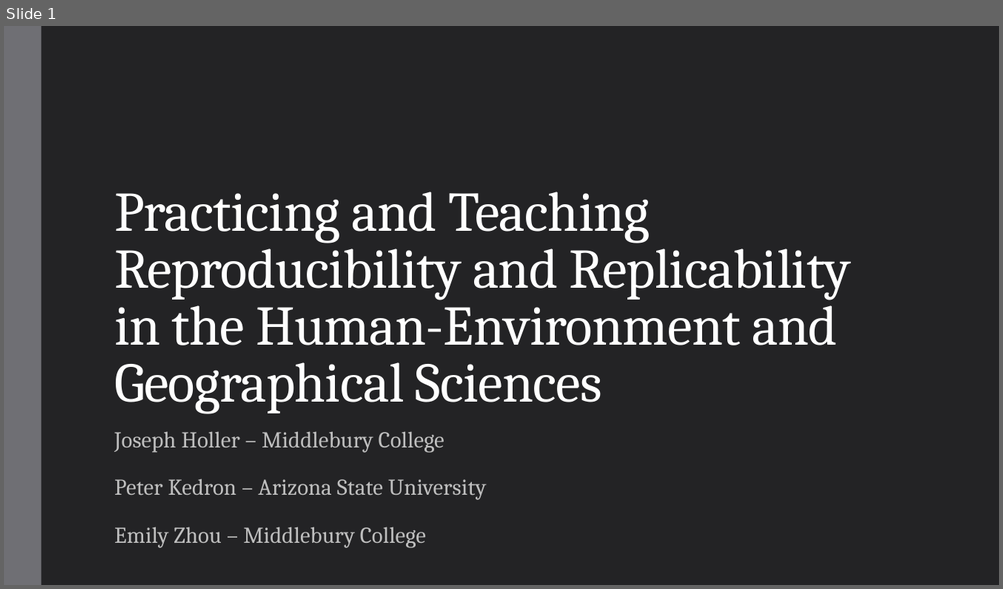
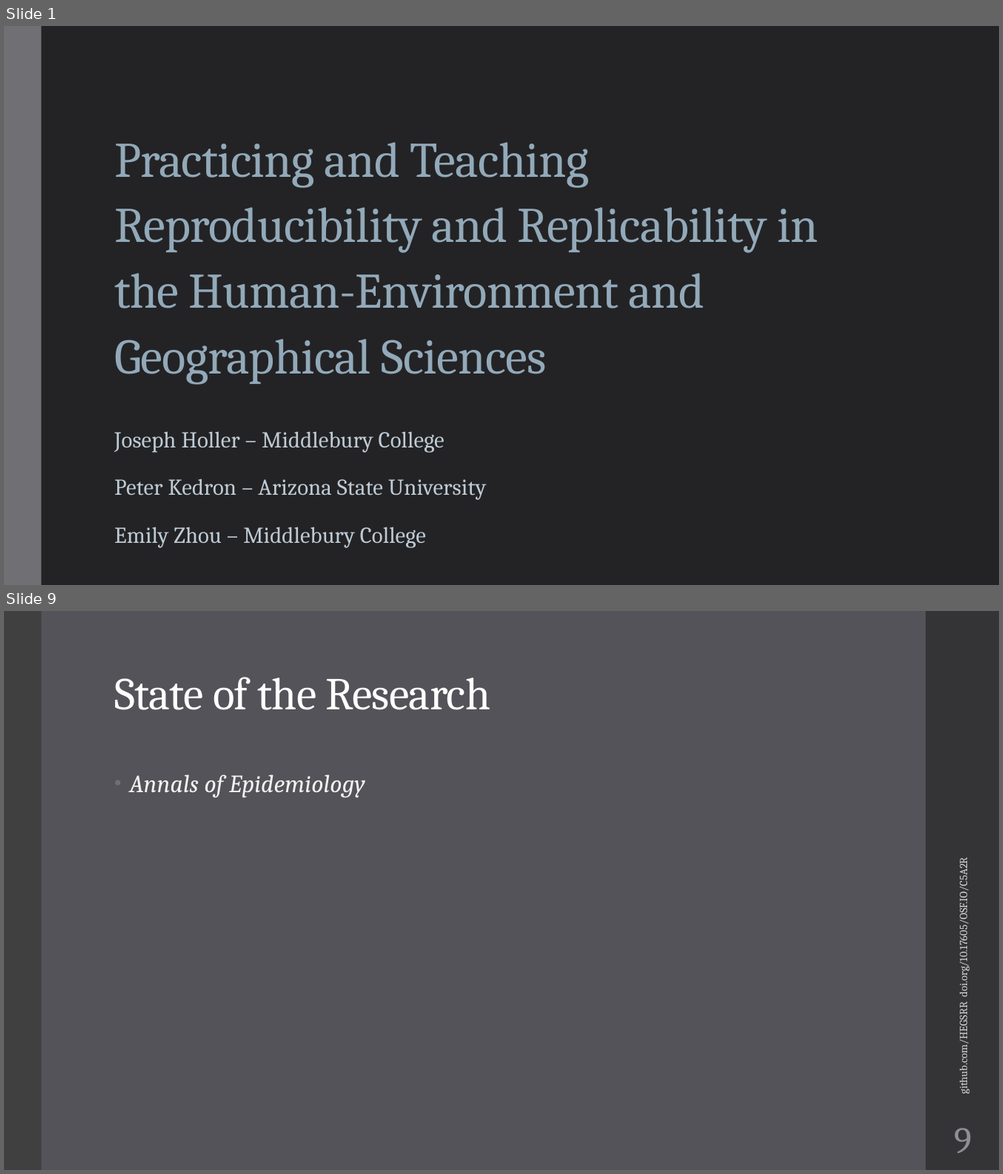
Before and after one commit to HEGSRR/UCGIS-Workshop, a slide deck: 01_Introduction.pptx. Shown one above the other, each under a label of ours: slide 1 before the commit, slides 1 and 9 after it; the slides between them are not shown. The pictures are 1003x589 and 1003x1174 pixels, drawn with LibreOffice and Linux fonts; fonts in the diff are those of the drawing. Boxes give left, top, right and bottom in pixels: in the first picture for what was removed or moved away, otherwise in the second. Text is boxed around its words. In the diff, an @@ line names an element or a change of style, - is before the commit and + after.

```diff
--- a/01_Introduction.pptx
+++ b/01_Introduction.pptx
@@ slide 9 added at [4, 611, 999, 1170], background #535359 @@
@@ rectangle added at [4, 611, 41, 1170], fill #404040 @@
@@ rectangle added at [925, 611, 999, 1170], fill #353537 @@
@@ title added at [114, 677, 491, 710], 44 pt, text #FFFFFF @@
+State of the Research
@@ text added at [129, 775, 365, 798], 24 pt, text #F2F2F2, italic @@
+• Annals of Epidemiology
@@ text added at [956, 871, 970, 1092], 10.5 pt, text #D9D9DB @@
+github.com/HEGSRR doi.org/10.17605/OSF.IO/C5A2R
@@ page number added at [953, 1128, 971, 1153], 36 pt, text #8E8E94 @@
+9
@@ slide 1 changed as well @@
@@ title "Practicing and Teaching Reproducibility and ..." at [114, 142, 817, 385]: size 54 to 48 pt, text colour #FFFFFF to #92A9B9; line spacing 0.85 to 1.1; vertical alignment bottom to middle @@
@@ subtitle "Joseph Holler – Middlebury College" at [114, 432, 486, 548]: text colour #BFBFBF to #BECBD5 @@
```
Also in this commit, not shown: 8 other slides added, 1 slide removed, 2 other files.
